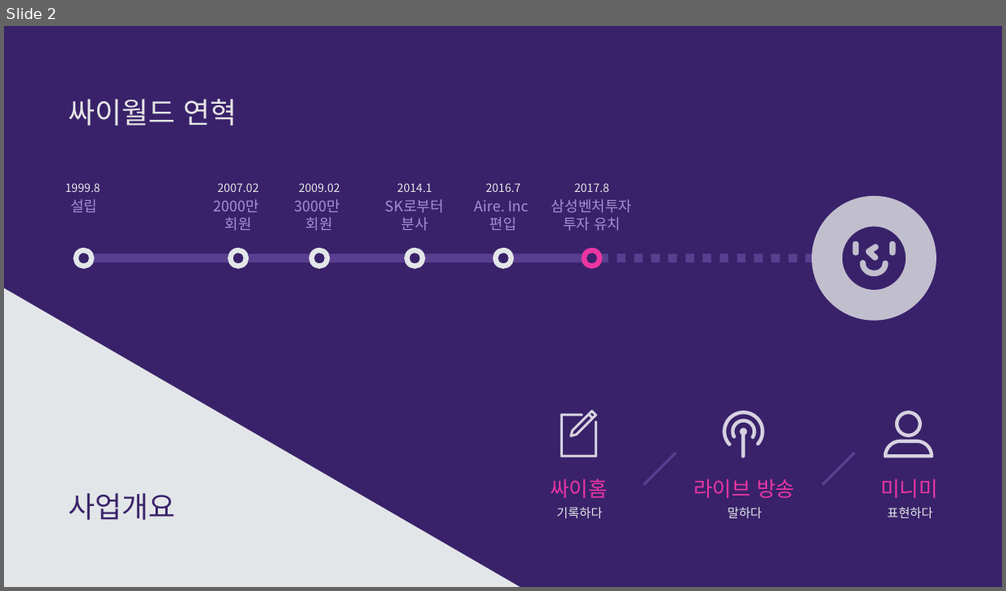
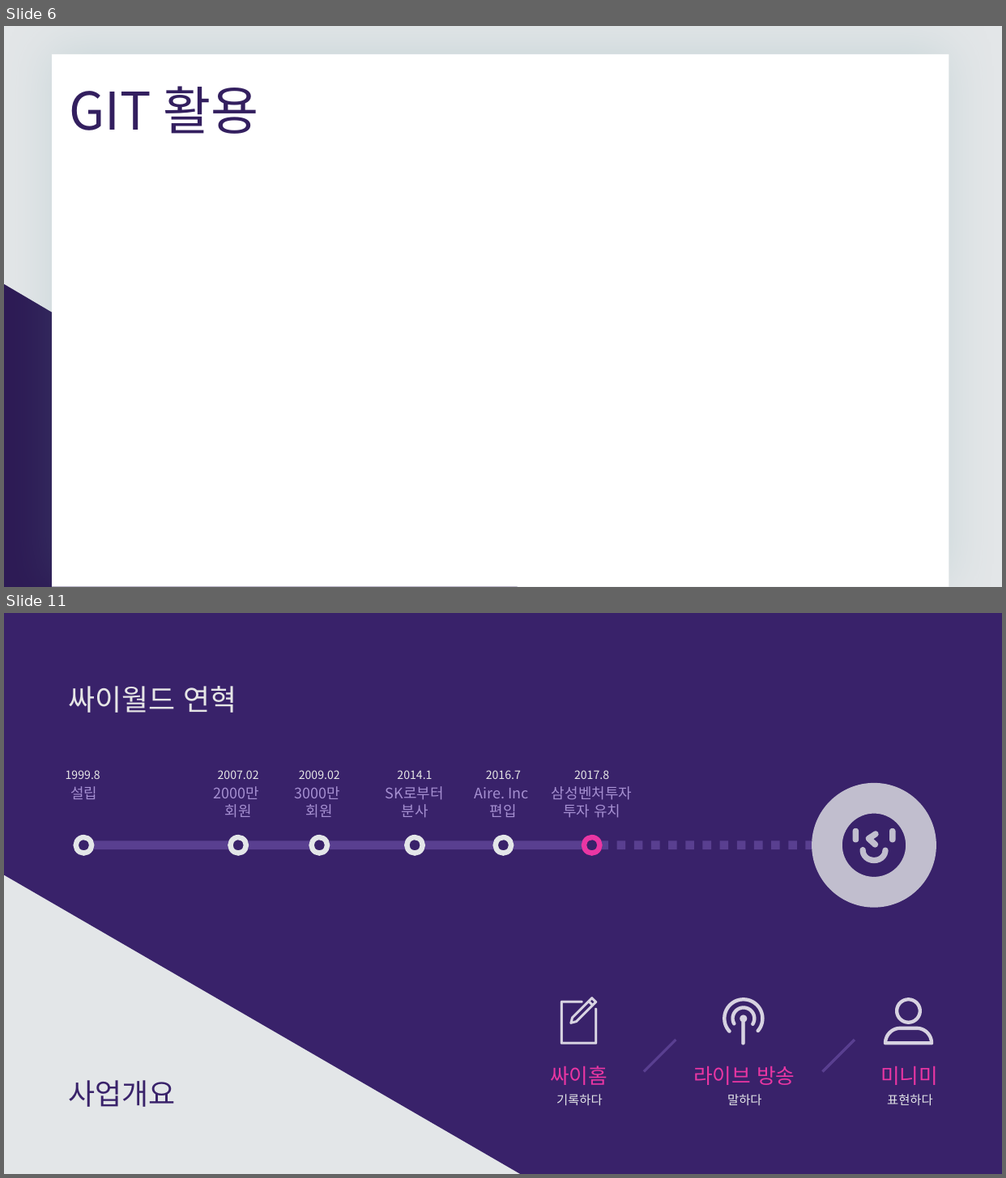
Before and after one commit to HanSangKkyu/addingStore, a slide deck: ppt/산학협력프로젝트.pptx. Shown one above the other, each under a label of ours: slide 2 before the commit, slides 6 and 11 after it; the slides between them are not shown. The pictures are 1006x591 and 1006x1178 pixels, drawn with LibreOffice and Linux fonts; fonts in the diff are those of the drawing. Boxes give left, top, right and bottom in pixels: in the first picture for what was removed or moved away, otherwise in the second. Text is boxed around its words. In the diff, an @@ line names an element or a change of style, - is before the commit and + after.

```diff
--- a/ppt/산학협력프로젝트.pptx
+++ b/ppt/산학협력프로젝트.pptx
@@ slide 6 added at [4,26,1002,587], background #2D1B55 @@
@@ freeform shape added at [4,26,1002,587], fill #E3E6E8 @@
@@ round same rect added at [52,54,948,587], fill #FFFFFF @@
@@ text added at [70,86,259,134], 50 pt, text #331F5F @@
+GIT 활용
@@ what was slide 2 is now slide 11 @@
```
Also in this commit, not shown: 1 slide changed, 8 other slides added, 4 slides removed.
